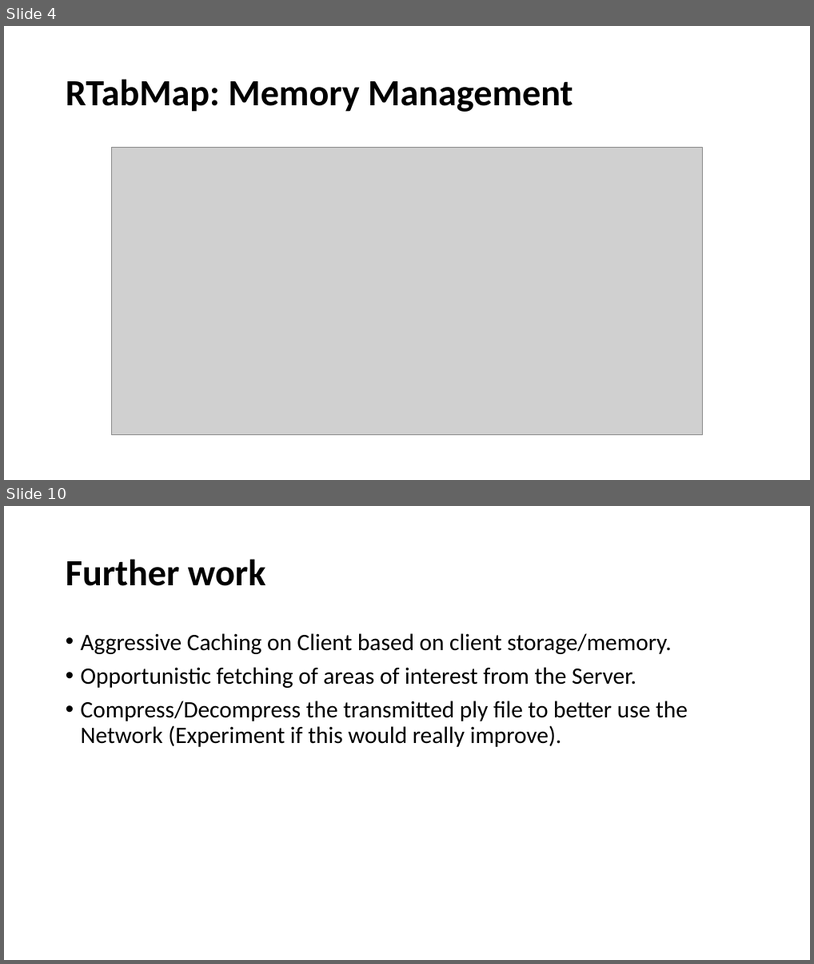
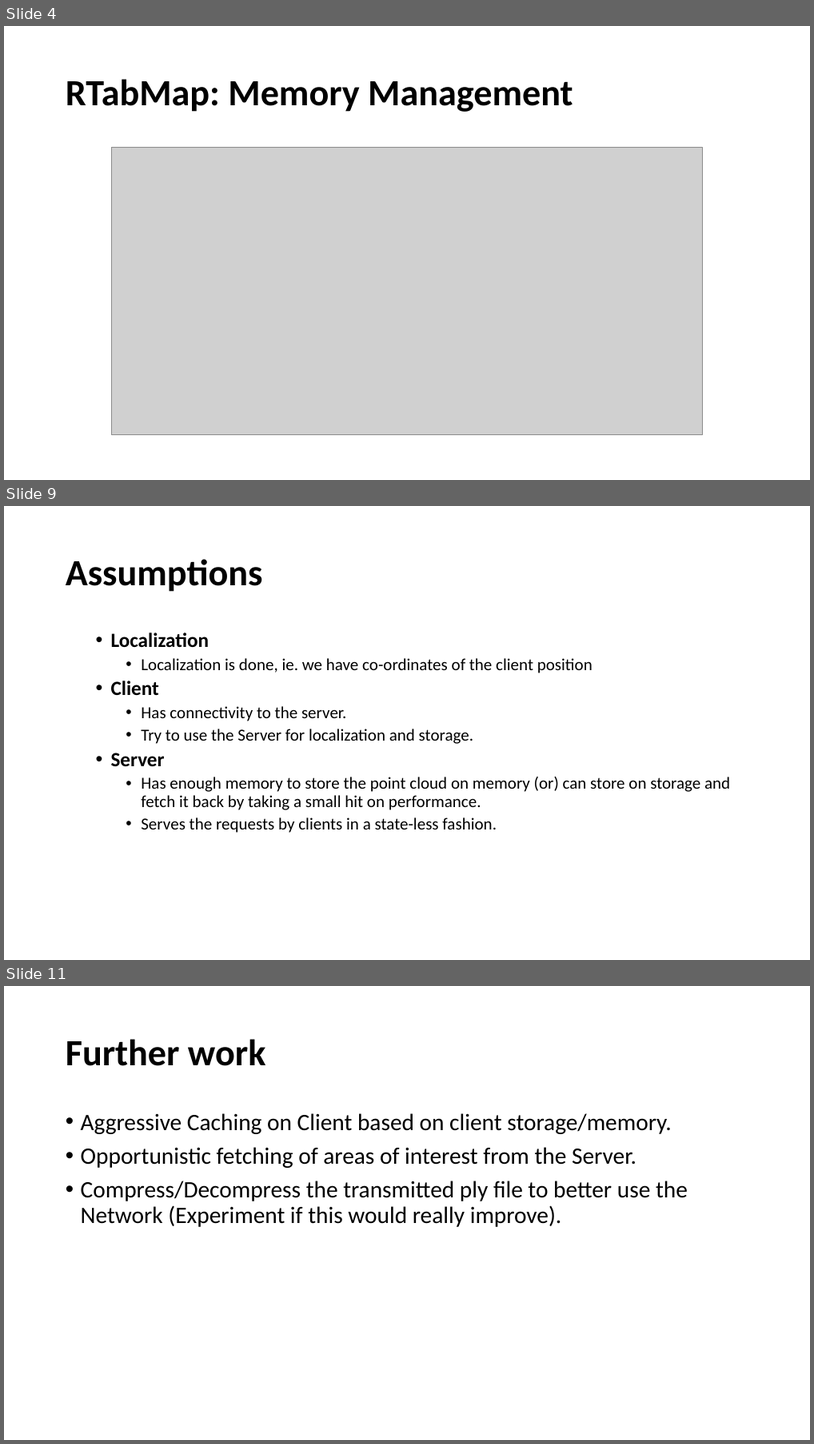
Before and after one commit to venkatsvpr/StorageService, a slide deck: presentation/midSem_Presentation_StorageServices.pptx. Shown one above the other, each under a label of ours: slides 4 and 10 before the commit, slides 4, 9 and 11 after it; the slides between them are not shown. The pictures are 814x964 and 814x1444 pixels, drawn with LibreOffice and Linux fonts; fonts in the diff are those of the drawing; grey boxes stand for pictures. Boxes give left, top, right and bottom in pixels: in the first picture for what was removed or moved away, otherwise in the second. Text is boxed around its words. In the diff, an @@ line names an element or a change of style, - is before the commit and + after.

```diff
--- a/presentation/midSem_Presentation_StorageServices.pptx
+++ b/presentation/midSem_Presentation_StorageServices.pptx
@@ slide 9 added at <box>4,506,810,960</box>, background #FFFFFF @@
@@ title added at <box>66,559,263,592</box>, 44 pt, text #000000, bold @@
+Assumptions
@@ text added at <box>111,632,730,832</box>, 20 pt, text #000000 @@
+  • Localization
+    • Localization is done, ie. we have co-ordinates of the client position
+  • Client
+    • Has connectivity to the server.
+    • Try to use the Server for localization and storage.
+  • Server
+    • Has enough memory to store the point cloud on memory (or) can store on storage and fetch it back by taking a small hit on performance.
+    • Serves the requests by clients in a state-less fashion.
@@ what was slide 10 is now slide 11 @@
```
Also in this commit, not shown: 6 slides changed.
